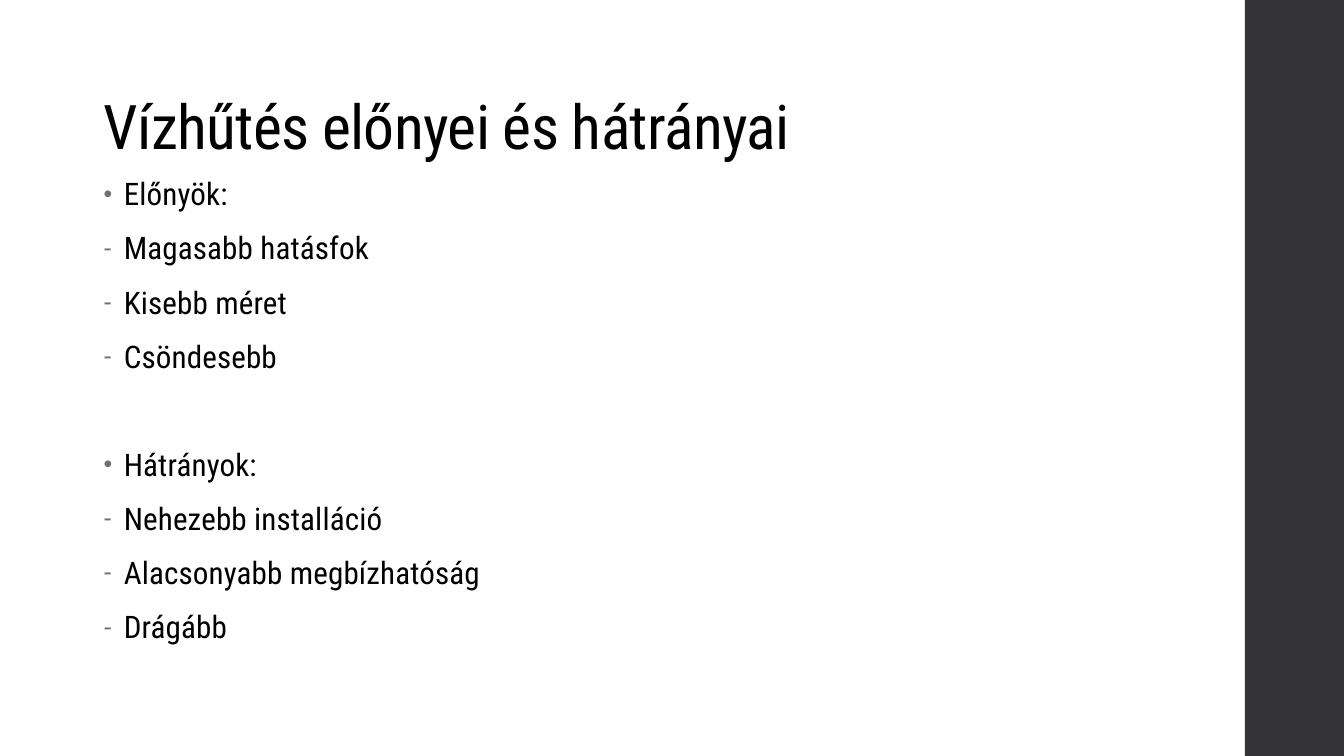
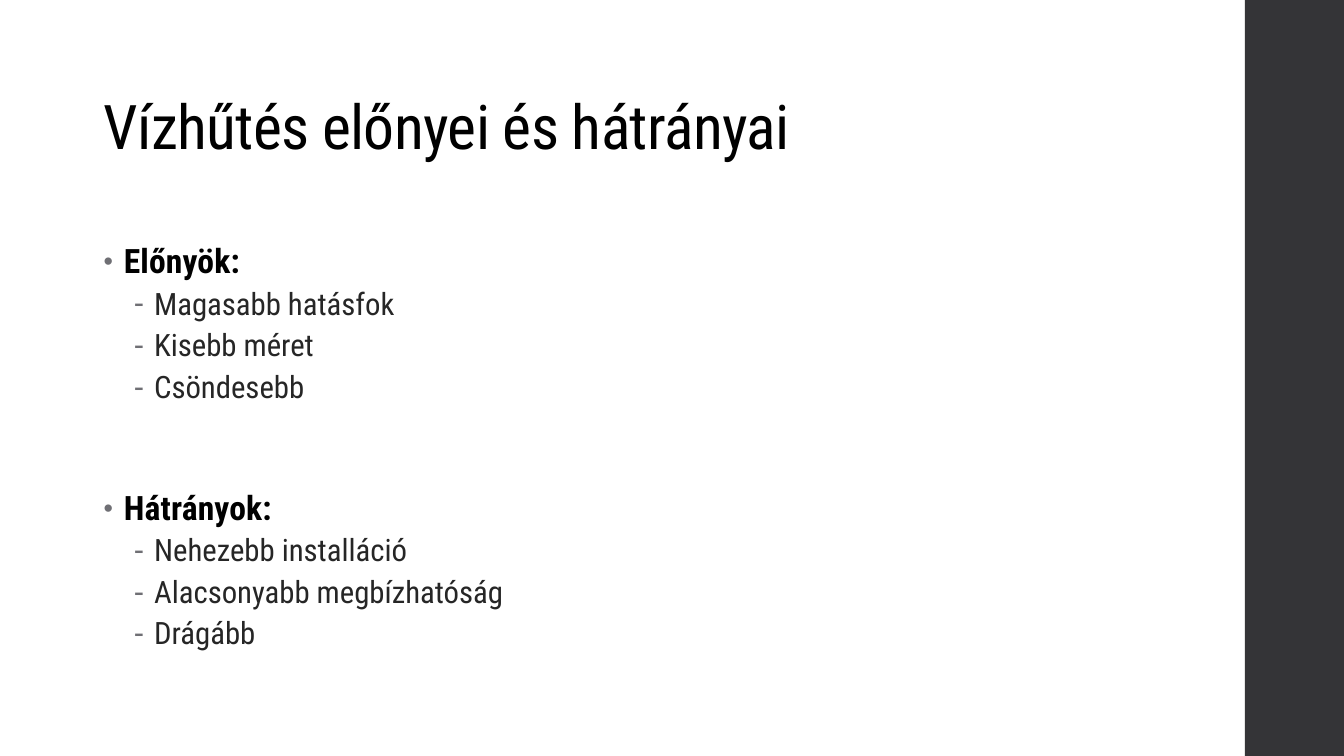
Before and after one commit to verbence/ppt-2022, a slide deck: slide 6 of cpuhutes.pptx (slide 5 before the commit). Drawn at 1344x756 pixels with LibreOffice and Linux fonts; fonts in the diff are those of the drawing. Boxes give left, top, right and bottom in pixels: in the first picture for what was removed or moved away, otherwise in the second. Text is boxed around its words. In the diff, an @@ line names an element or a change of style, - is before the commit and + after.

```diff
--- a/cpuhutes.pptx
+++ b/cpuhutes.pptx
@@ text "Előnyök:" at [124, 247, 503, 651]: size 22.2 to 24 pt, bold on in "Előnyök:", "Hátrányok:"; size 22.2 to 22 pt, text colour #000000 to #262626, letter spacing 0.1 to 0 pt in "Magasabb hatásfok", "Kisebb méret", "Csöndesebb", "Nehezebb installáció" and 2 more places; line spacing 0.85 to 0.95; list level 1 to 2 in "Magasabb hatásfok"; line spacing 0.85 to 0.9; list level 1 to 2 in "Kisebb méret"; list level 1 to 2 in "Csöndesebb"; list level 1 to 2 in "Nehezebb installáció"; list level 1 to 2 in "Alacsonyabb megbízhatóság"; list level 1 to 2 in "Drágább" @@
```
Also in this commit, not shown: 7 other slides changed, 2 slides added.
